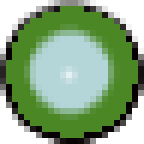
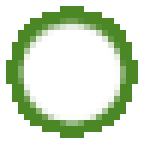
Before/after of a 144×144 layered artwork. What changed in the layer stack:
renamed "Layer #1" to "Layer #3", painted on it over [18, 18, 126, 126]
removed layer "Layer #2" over [0, 0, 144, 144]
